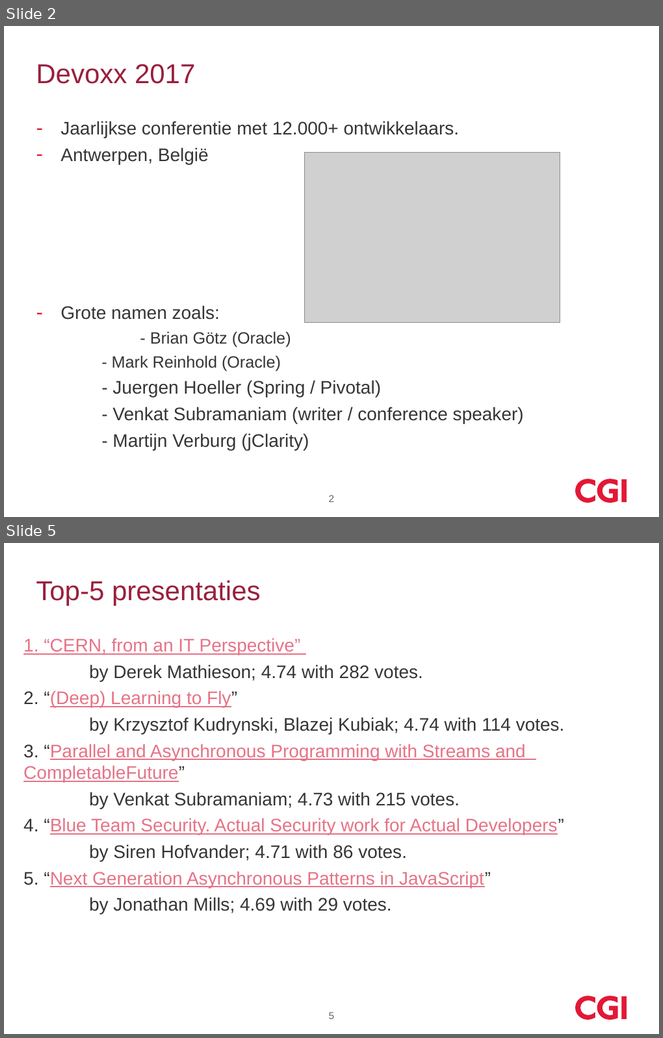
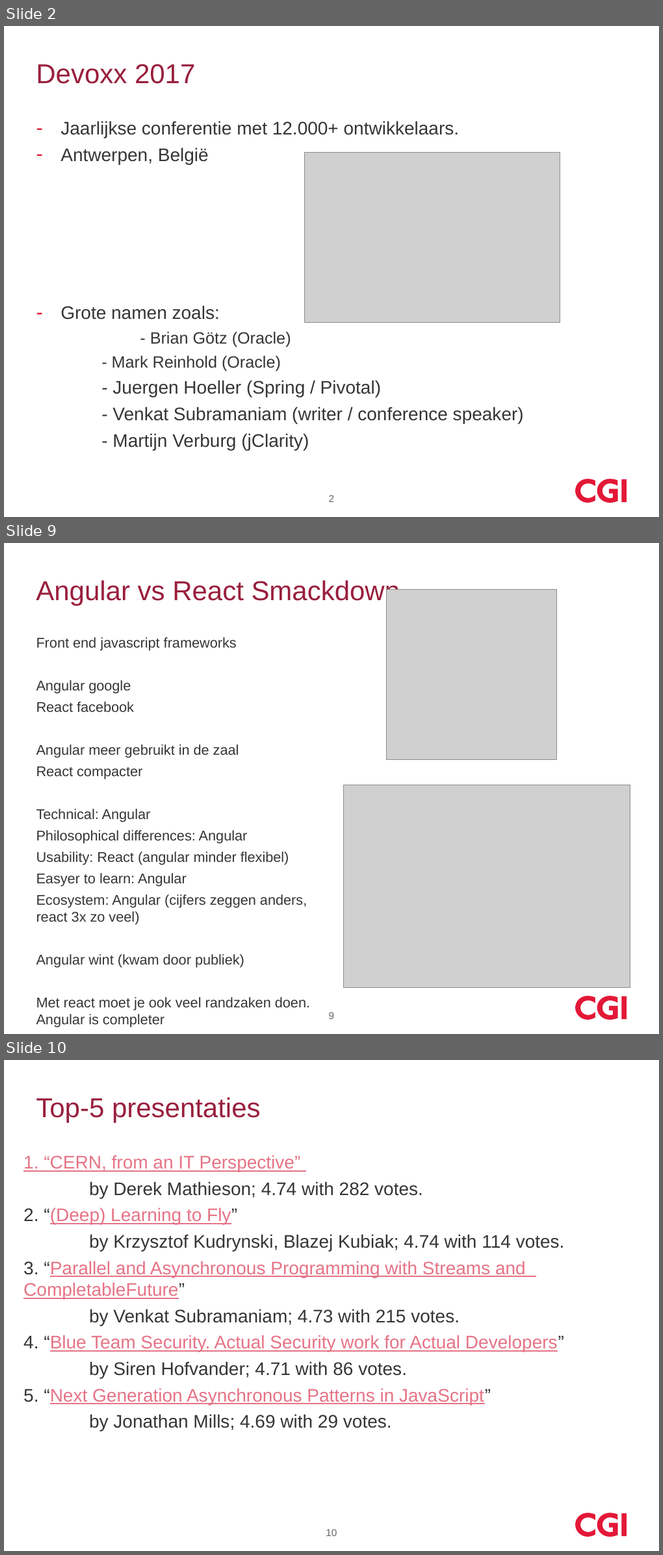
Before and after one commit to koosdrost/GeneralDir, a slide deck: devoxx_2017_cgi.pptx. Shown one above the other, each under a label of ours: slides 2 and 5 before the commit, slides 2, 9 and 10 after it; the slides between them are not shown. The pictures are 663x1038 and 663x1555 pixels, drawn with LibreOffice and Linux fonts; fonts in the diff are those of the drawing; grey boxes stand for pictures; background and template pictures are left out. Boxes give left, top, right and bottom in pixels: in the first picture for what was removed or moved away, otherwise in the second. Text is boxed around its words. In the diff, an @@ line names an element or a change of style, - is before the commit and + after.

```diff
--- a/devoxx_2017_cgi.pptx
+++ b/devoxx_2017_cgi.pptx
@@ slide 9 added at <box>4,543,659,1034</box>, background #FFFFFF; not listed: 3 template elements that a slide beside it also shows @@
@@ title added at <box>36,580,400,605</box>, 30 pt, text #991F3D @@
+Angular vs React Smackdown
@@ picture added at <box>387,590,557,760</box> @@
@@ text added at <box>36,637,310,1028</box>, 15.5 pt, text #363534 @@
+Front end javascript frameworks
+Angular google
+React facebook
+Angular meer gebruikt in de zaal
+React compacter
+Technical: Angular
+Philosophical differences: Angular
+Usability: React (angular minder flexibel)
+Easyer to learn: Angular
+Ecosystem: Angular (cijfers zeggen anders, react 3x zo veel)
+Angular wint (kwam door publiek)
+Met react moet je ook veel randzaken doen. Angular is completer
@@ picture added at <box>343,785,631,988</box> @@
@@ page number added at <box>329,1012,335,1019</box>, 11 pt, text #666666 @@
+9
@@ what was slide 5 is now slide 10 @@
@@ page number at <box>326,1529,337,1536</box>: text changed @@
-5
+10
```
Also in this commit, not shown: 6 other slides added, 2 slides removed.
